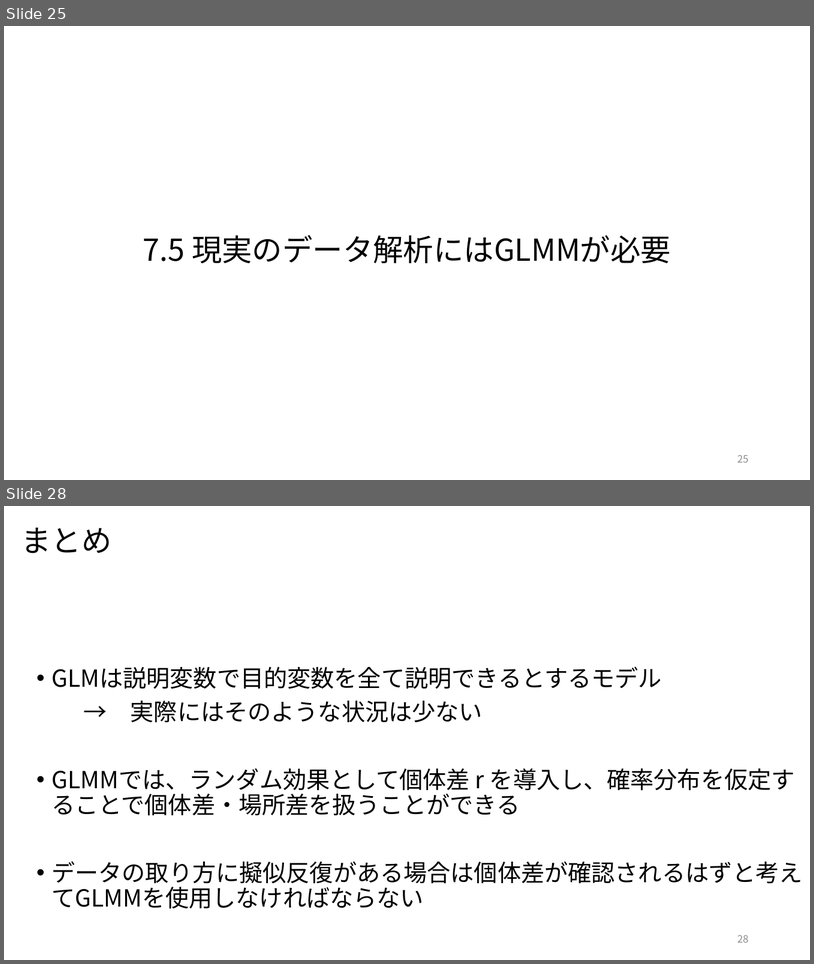
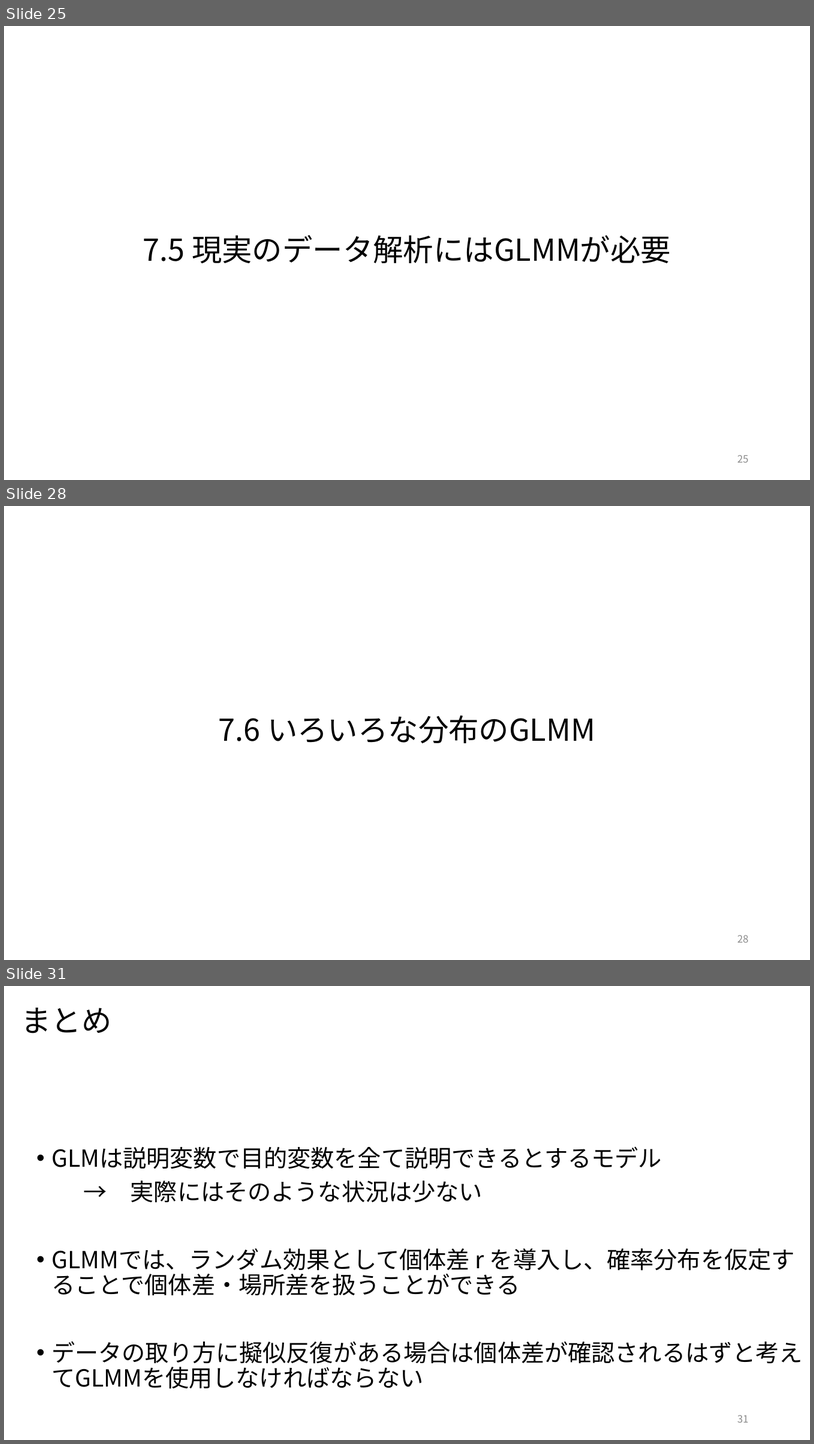
Before and after one commit to kikuchiken-waseda/StatsWorkshop, a slide deck: Chapter07/stats7.pptx. Shown one above the other, each under a label of ours: slides 25 and 28 before the commit, slides 25, 28 and 31 after it; the slides between them are not shown. The pictures are 814x964 and 814x1444 pixels, drawn with LibreOffice and Linux fonts; fonts in the diff are those of the drawing. Boxes give left, top, right and bottom in pixels: in the first picture for what was removed or moved away, otherwise in the second. Text is boxed around its words. In the diff, an @@ line names an element or a change of style, - is before the commit and + after.

```diff
--- a/Chapter07/stats7.pptx
+++ b/Chapter07/stats7.pptx
@@ slide 28 added at [4, 506, 810, 960], background #FFFFFF @@
@@ title added at [219, 715, 596, 743], 36 pt, text #000000 @@
+7.6 いろいろな分布のGLMM
@@ page number added at [738, 934, 749, 942], 12 pt, text #8C8C8C @@
+28
@@ what was slide 28 is now slide 31 @@
@@ page number at [738, 1414, 749, 1422]: text changed @@
-28
+31
```
Also in this commit, not shown: 2 slides changed, 2 other slides added.
